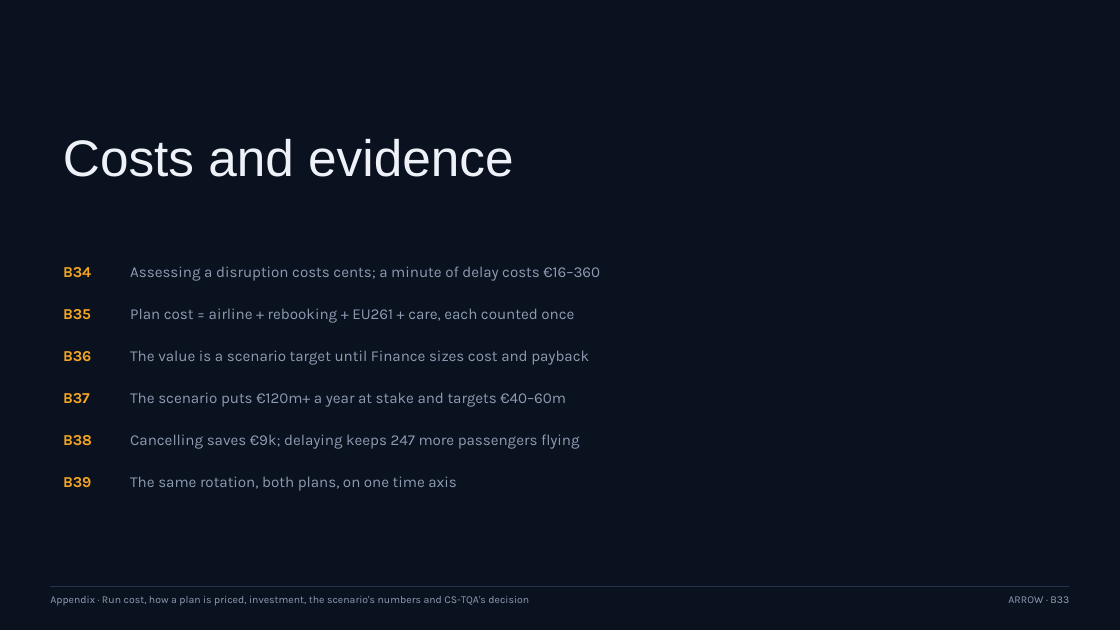
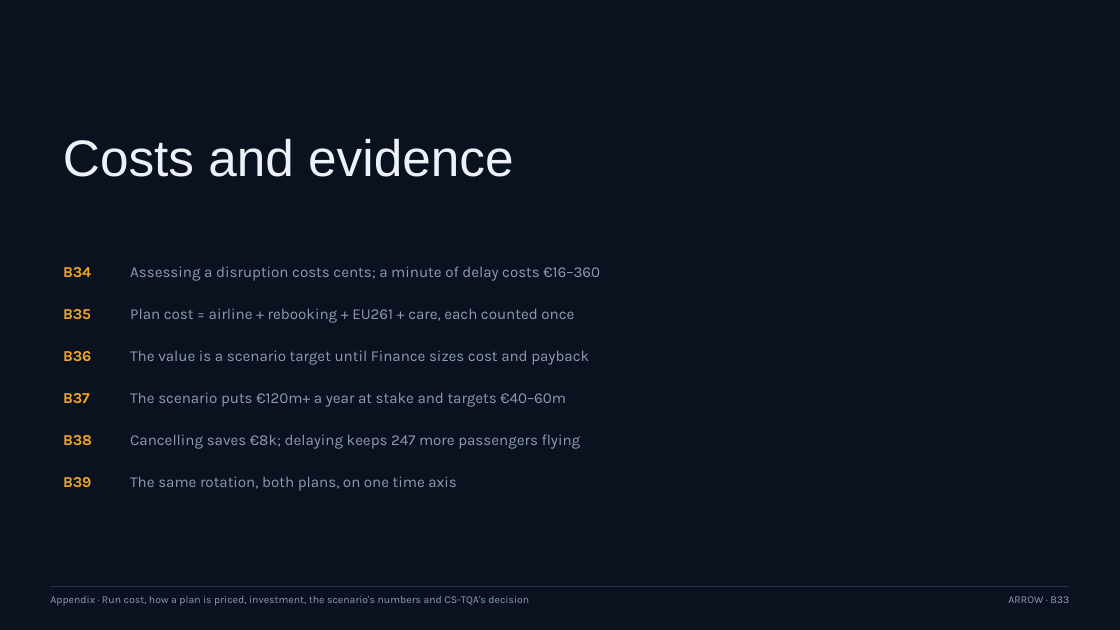
Before and after one commit to simonm43/agentic-airline-disruption-recovery, a slide deck: slide 42 of docs/presentation/arrow-executive-briefing.pptx. Drawn at 1120x630 pixels with LibreOffice and Linux fonts; fonts in the diff are those of the drawing. Boxes give left, top, right and bottom in pixels: in the first picture for what was removed or moved away, otherwise in the second. Text is boxed around its words. In the diff, an @@ line names an element or a change of style, - is before the commit and + after.

```diff
--- a/docs/presentation/arrow-executive-briefing.pptx
+++ b/docs/presentation/arrow-executive-briefing.pptx
@@ text at [130,434,581,449]: text changed @@
-Cancelling saves €9k; delaying keeps 247 more passengers flying
+Cancelling saves €8k; delaying keeps 247 more passengers flying
```
Also in this commit, not shown: 5 other slides changed, 1 other file.
